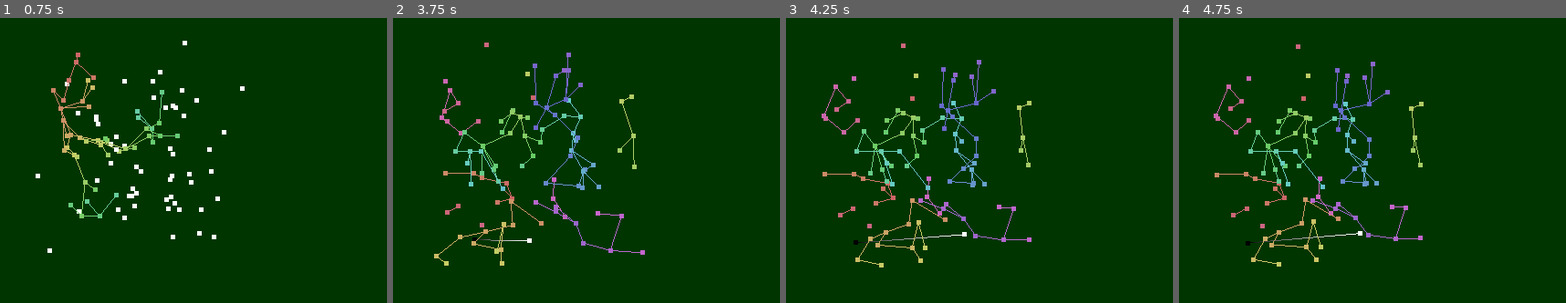
Above: before the commit, frames 1-4 (left to right).
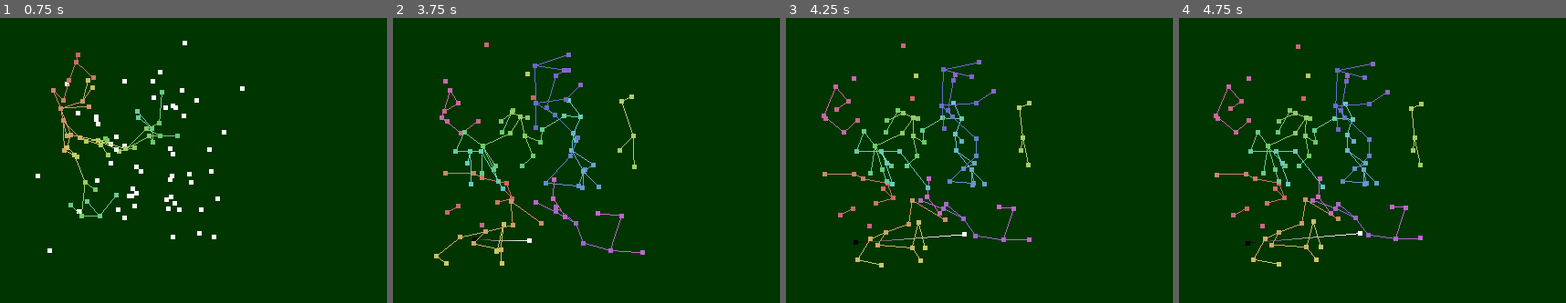
Above: after the commit, the same moments.

Repository: Homshnogen/Unit-Disk-Graph-3D
Game: Godot game, scene res://main.tscn
The game is run twice, just before and just after one commit, with the same random seed, the same clock (stepped at 60 frames per second) and the same inputs.
Inputs (mouse positions are in pixels of both pictures, inside the frame that each line leads up to):
- Up to frame 1 (0.75 s): tap Enter at 0.5 s; move the mouse to (294, 132) at 0.52 s; hold X (step_forward) from 0.53 s (still down); tap O (auto_state) at 0.6 s
- Up to frame 2 (3.75 s): move the mouse to (outside the picture) at 1.27 s; release X (step_forward) at 1.28 s; click (outside the picture) at 1.35 s; tap R (reset_points) at 2, 2.75, 3.5 s; move the mouse to (598, 63) at 2.02 s; hold X (step_forward) 2.03-3.53 s; tap I (instant_state) at 2.1 s; move the mouse to (489, 234) at 2.77 s; tap Q (place_point) at 2.85 s; move the mouse to (745, 214) at 3.52 s; tap W (toggle_camera) at 3.6 s
- Up to frame 3 (4.25 s): no input
- Up to frame 4 (4.75 s): move the mouse to (outside the picture) at 4.27 s; tap O (auto_state) at 4.35 s

Frame 1 is identical in both runs. In frame 2, 0.2% of the frame differs, in the area x 36-46%, y 13-38%; in frame 3, 0.2%, in the area x 40-50%, y 15-39%; in frame 4, 0.2%.

Commit message:
refactored cell setup code

Diff:
--- a/PointCloud.gd
+++ b/PointCloud.gd
@@ -67,12 +67,23 @@
 		var key := Vector3i(floori(point.x), floori(point.y), floori(point.z))
 		var cell : Cell = cells.get(key);
 		if (cell == null) :
-			cells[key] = Cell.new(key)
-			cell = cells[key]
-			for key2 in cells :
-				if (key - (key2 as Vector3i)).length_squared() <= 3 : # within one unit in each dimension
-					(cells[key2] as Cell).neighbors.append(cell)
-					cell.neighbors.append(cells[key2])
+			cell = Cell.new(key)
+			var key2 := Vector3i() # should be copy
+			for kx in range(-1, 2) :
+				key2.x = key.x + kx
+				for ky in range(-1, 2) :
+					key2.y = key.y + ky
+					for kz in range(-1, 2) :
+						key2.z = key.z + kz
+						if cells.has(key2) :
+							(cells[key2] as Cell).neighbors.append(cell)
+							cell.neighbors.append(cells[key2])
+			cells[key] = cell
+
+			#for key2 in cells : # this is slower than it needs to be
+				#if (key - (key2 as Vector3i)).length_squared() <= 3 : # within one unit in each dimension
+					#(cells[key2] as Cell).neighbors.append(cell)
+					#cell.neighbors.append(cells[key2])
 		cell.points.append(i)
 
 func bfs(state : bfs_Controller):
